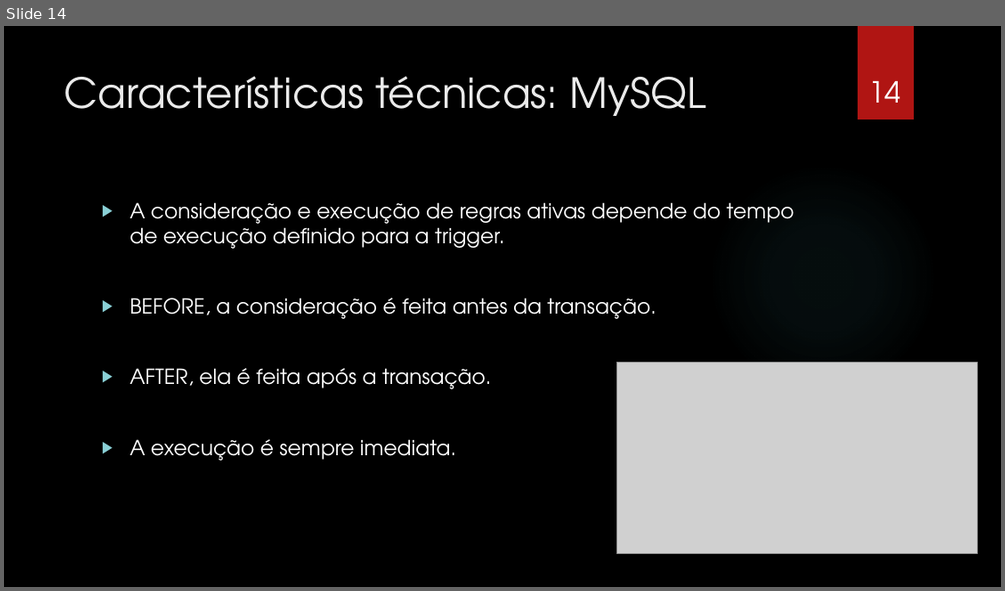
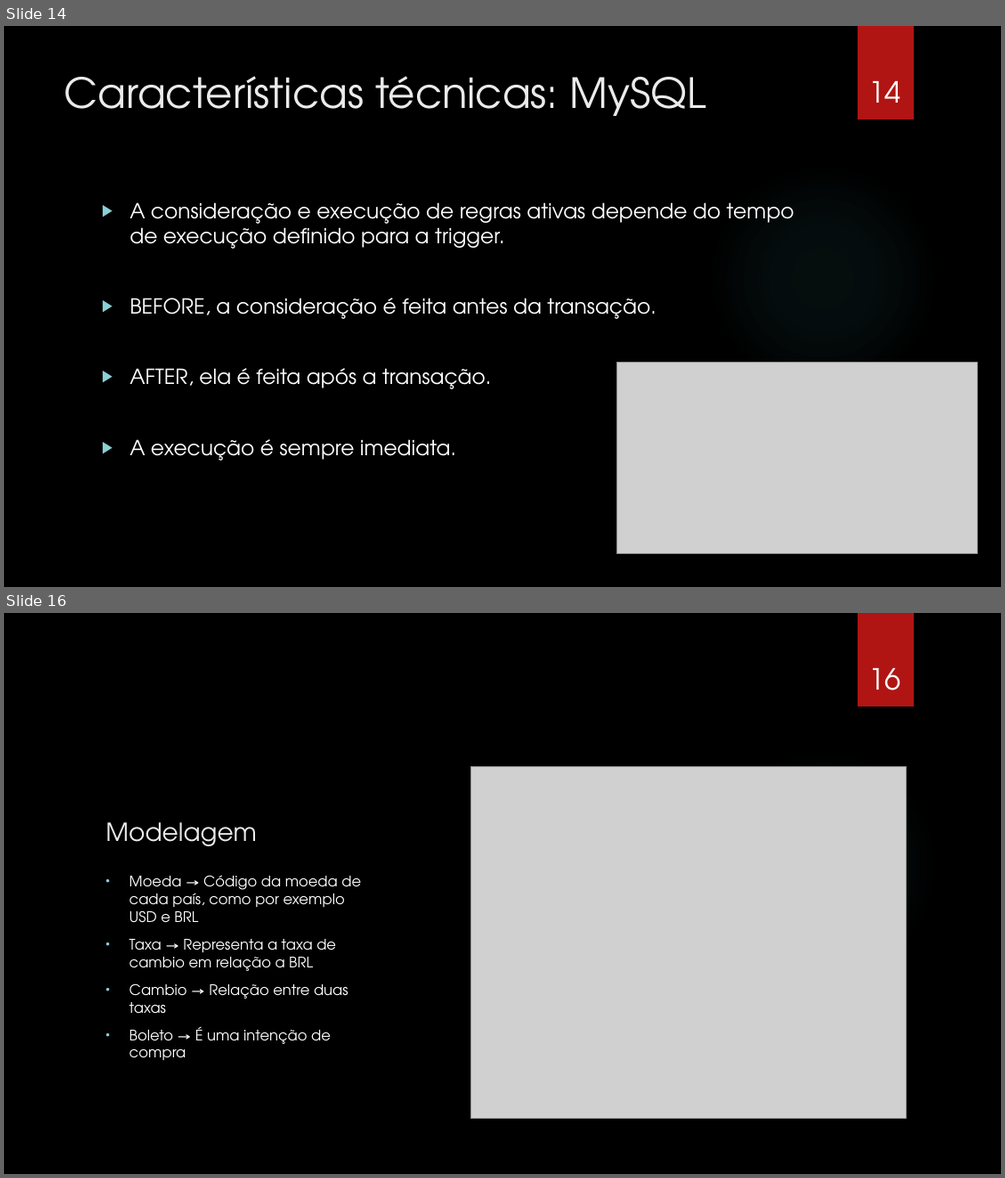
Before and after one commit to gorobaum/t2bd, a slide deck: apresentacao.pptx. Shown one above the other, each under a label of ours: slide 14 before the commit, slides 14 and 16 after it; the slides between them are not shown. The pictures are 1005x591 and 1005x1178 pixels, drawn with LibreOffice and Linux fonts; fonts in the diff are those of the drawing; grey boxes stand for pictures; background and template pictures are left out. Boxes give left, top, right and bottom in pixels: in the first picture for what was removed or moved away, otherwise in the second. Text is boxed around its words. In the diff, an @@ line names an element or a change of style, - is before the commit and + after.

```diff
--- a/apresentacao.pptx
+++ b/apresentacao.pptx
@@ slide 16 added at (4, 613, 1001, 1174), background picture (left out); not listed: 2 template elements that a slide beside it also shows @@
@@ page number added at (868, 668, 900, 690), 28 pt, text #FFFFFF @@
+16
@@ picture added at (470, 766, 906, 1118) @@
@@ title added at (105, 822, 257, 846), 24 pt, text #EBEBEB @@
+Modelagem
@@ text added at (129, 875, 361, 1060), 14 pt, text #FFFFFF @@
+• Moeda → Código da moeda de cada país, como por exemplo USD e BRL
+• Taxa → Representa a taxa de cambio em relação a BRL
+• Cambio → Relação entre duas taxas
+• Boleto → É uma intenção de compra
```
Also in this commit, not shown: 9 slides changed, 2 other slides added, 2 slides removed.
